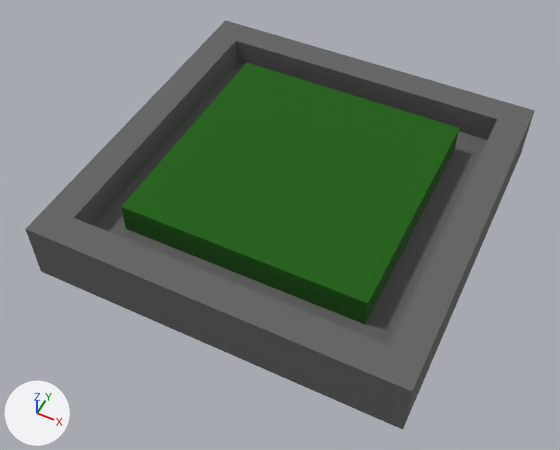
What one commit did to the glTF model models/tray/tray.gltf.
Rendered twice from a 50 mm lens placed at (0.465, -1.011, 1.192), pointed at (-0.007, -0.067, 0.012). Lighting does not change. The marker at lower left points along +X, +Y and +Z. Where no turn or scale is listed for an object, it has been applied to the vertices.
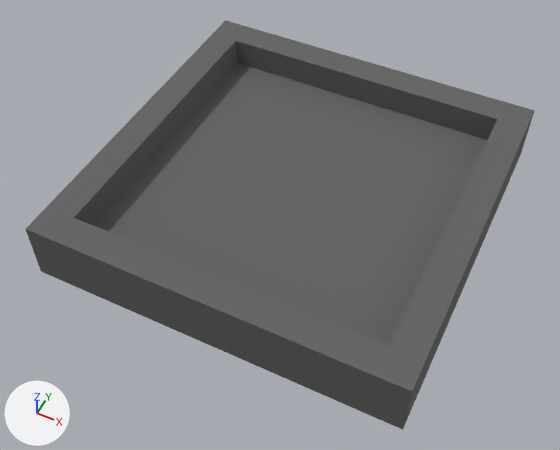
Location of each change, (x1, y1, x2, y2) in pixels of the pictures (560 x 450 px):
```json
{"object": "tea", "change": "deleted", "before": [121, 63, 459, 324]}
{"object": "tray_base", "change": "unchanged, uncovered by the edit", "before": [34, 63, 527, 430], "after": [34, 63, 527, 430]}
```

The change, as JSON lines over the scene's bpy script:
```json
{"op": "remove", "block": "ob_tea", "code": ["ob_tea = bpy.data.objects.new('tea', me_mesh_1)", "ob_tea.location = (0.0, 0.0, 0.0)"]}
```
